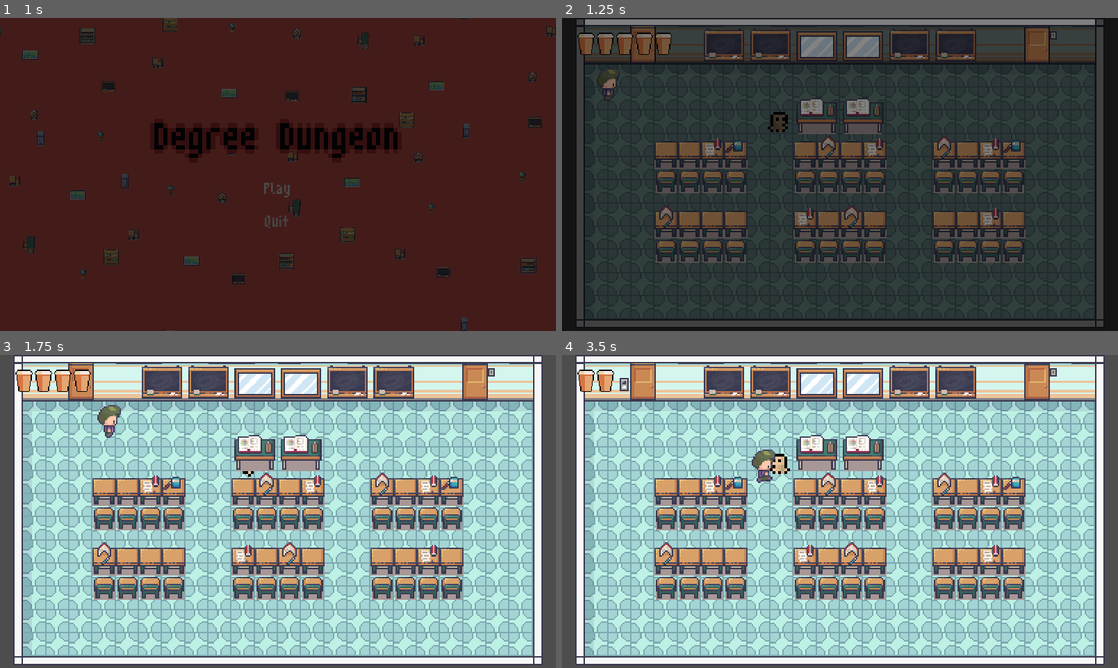
Above: before the commit, frames 1-4 (two rows, left to right).
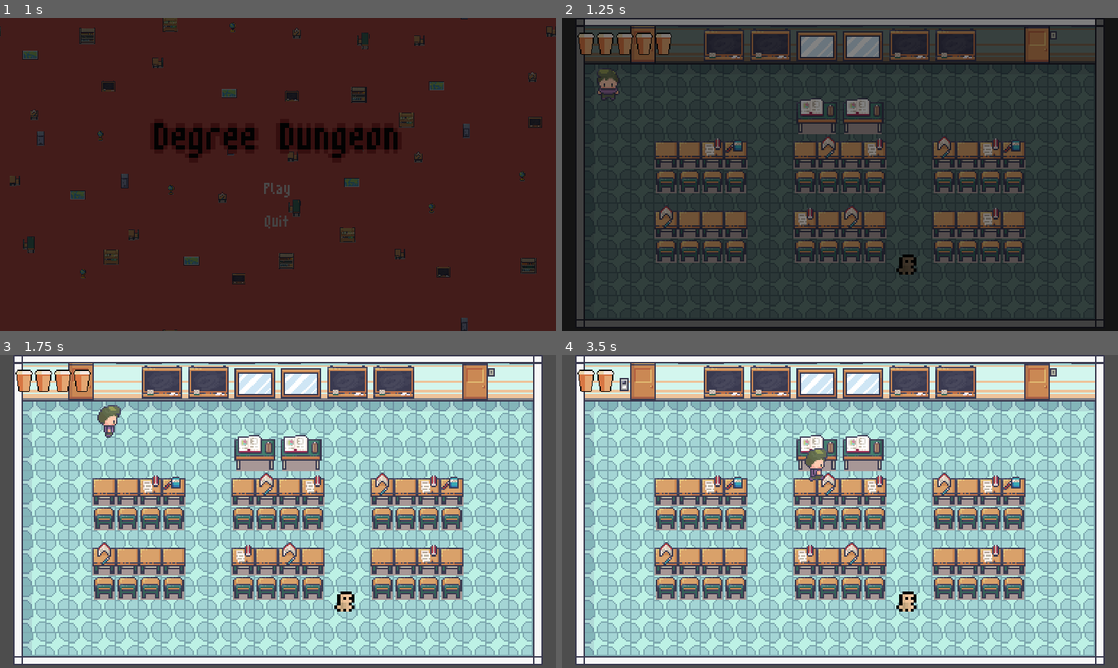
Above: after the commit, the same moments.

Repository: rgreenan55/DegreeDungeon
Game: Godot game, scene res://menus/title/title_menu.tscn
Two runs of this game, one before a commit and one after it. Both use one fixed random seed, a clock stepped at 60 frames per second and the inputs below.
Inputs:
- Up to frame 1 (1 s): click "Play" at 0.5 s
- Up to frame 2 (1.25 s): no input
- Up to frame 3 (1.75 s): hold Right (move_right) from 1.28 s (still down); tap P (dev_dmg) at 1.35 s
- Up to frame 4 (3.5 s): release Right (move_right) at 2.03 s; hold Down (move_down) 2.03-2.78 s; tap P (dev_dmg) at 2.1, 2.85 s; hold Right (move_right) from 2.78 s (still down)

Frame 1 is identical in both runs. In frame 2, 0.4% of the frame differs, in the area x 6-64%, y 16-82%; in frame 3, 0.2%; in frame 4, 1.0%, in the area x 34-64%, y 29-82%.

Commit message:
two new enemies that shoot projectiles

Diff:
--- a/entities/enemies/Enemy.gd
+++ b/entities/enemies/Enemy.gd
@@ -42,7 +42,7 @@
 # Movement when Enemy is IDLE
 func handle_idle_movement():
 	if (state == EnemyStates.IDLE):
-		velocity = Vector2(randf_range(-1, 1), randf_range(-1, 1)).normalized() * move_speed
+		velocity = Vector2(randi_range(-1, 1), randi_range(-1, 1)).normalized() * move_speed
 		$MovementTimer.start(randf_range(2,5))
 
 # Called when player enters enemy Line Of Sight
--- a/entities/enemies/Enemy.tscn
+++ b/entities/enemies/Enemy.tscn
@@ -134,7 +134,7 @@
 
 [node name="AnimatedSprite" type="AnimatedSprite2D" parent="."]
 sprite_frames = SubResource("SpriteFrames_w823c")
-animation = &"move"
+animation = &"move_up"
 
 [node name="LineOfSight" type="Area2D" parent="."]
 visible = false
--- a/entities/player/Player.gd
+++ b/entities/player/Player.gd
@@ -10,7 +10,7 @@
 
 # Variables
 var move_speed : float
-var current_health: int
+@export var current_health: int
 var is_dead: bool
 
 # Signals
--- a/entities/player/Player.tscn
+++ b/entities/player/Player.tscn
@@ -427,7 +427,7 @@
 position = Vector2(0, -1)
 scale = Vector2(1.5, 1.5)
 sprite_frames = SubResource("SpriteFrames_0nkkh")
-animation = &"dead_left_right"
+animation = &"move_down"
 
 [node name="PlayerCollider" type="CollisionShape2D" parent="."]
 position = Vector2(0, 5.25)
--- a/scenes/main/Test.tscn
+++ b/scenes/main/Test.tscn
@@ -6,6 +6,8 @@
 [ext_resource type="PackedScene" uid="uid://dk2p23b6cvj8e" path="res://ui/ui.tscn" id="3_nvljr"]
 [ext_resource type="PackedScene" uid="uid://bghlk20cvt4ed" path="res://entities/enemies/Enemy.tscn" id="5_hhc6x"]
 [ext_resource type="PackedScene" uid="uid://dlkxnlrqqt2mj" path="res://ui/scene_transition.tscn" id="5_x2l04"]
+[ext_resource type="PackedScene" uid="uid://dgs7vdgy2wm5m" path="res://entities/enemies/Enemy_Bob.tscn" id="7_6nh54"]
+[ext_resource type="PackedScene" uid="uid://dx78s7qi3mejd" path="res://entities/enemies/Enemy_Turret.tscn" id="8_3g5by"]
 
 [node name="Test" type="Node2D"]
 script = ExtResource("1_m3ssa")
@@ -22,4 +24,10 @@
 [node name="SceneTransition" parent="." instance=ExtResource("5_x2l04")]
 
 [node name="Enemy" parent="." instance=ExtResource("5_hhc6x")]
-position = Vector2(144, 67)
+position = Vector2(239, 171)
+
+[node name="EnemyBob" parent="." instance=ExtResource("7_6nh54")]
+position = Vector2(277, 64)
+
+[node name="Enemy_Turret" parent="." instance=ExtResource("8_3g5by")]
+position = Vector2(134, 62)
Not shown: 1 places in scenes/main/Test.tscn that only renumber resources
